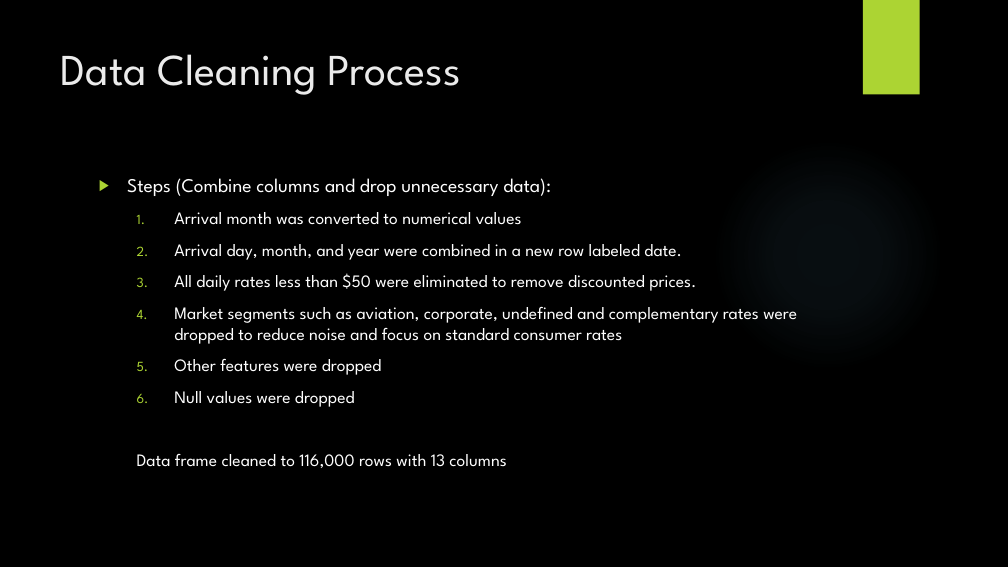
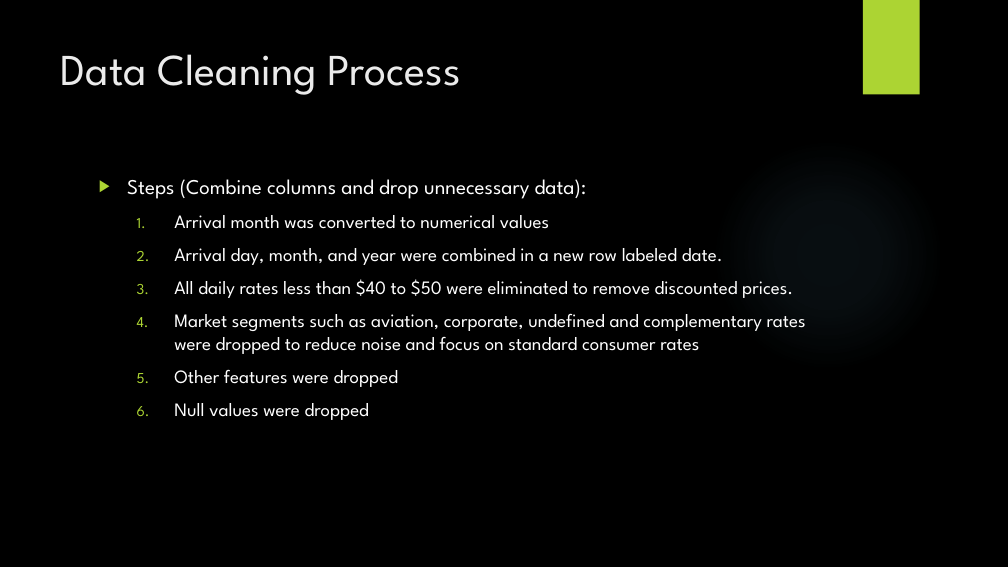
Before and after one commit to johnmyronmillar/HotelPricePredictor, a slide deck: slide 5 of Project_Presentation.pptx. Drawn at 1008x567 pixels with LibreOffice and Linux fonts; fonts in the diff are those of the drawing; background and template pictures are left out. Boxes give left, top, right and bottom in pixels: in the first picture for what was removed or moved away, otherwise in the second. Text is boxed around its words. In the diff, an @@ line names an element or a change of style, - is before the commit and + after.

```diff
--- a/Project_Presentation.pptx
+++ b/Project_Presentation.pptx
@@ text at bbox=[127, 179, 806, 420]: size 18.5 to 20 pt in "Steps (Combine columns and drop unnecessary data):"; size 16.6 to 18 pt in "Arrival month was converted to numerical values", "Arrival day, month, and year were combined ...", "Market segments such as aviation, corporate, undefined ...", "Other features were dropped" and 1 more places @@
@@ text at bbox=[174, 279, 793, 298]: text changed; size 16.6 to 18 pt @@
-  3. All daily rates less than $50 were eliminated to remove discounted prices.
+  3. All daily rates less than $40 to $50 were eliminated to remove discounted prices.
@@ text at bbox=[137, 454, 506, 468]: paragraph removed @@
-  Data frame cleaned to 116,000 rows with 13 columns
```
Also in this commit, not shown: 6 other slides changed.
